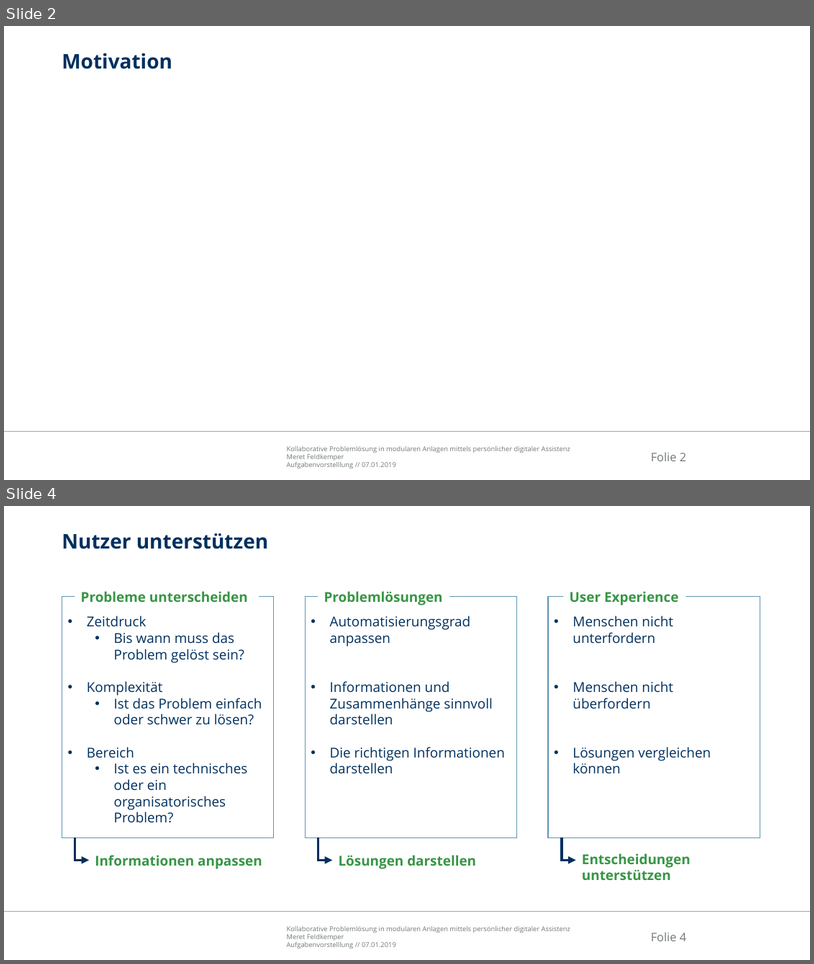
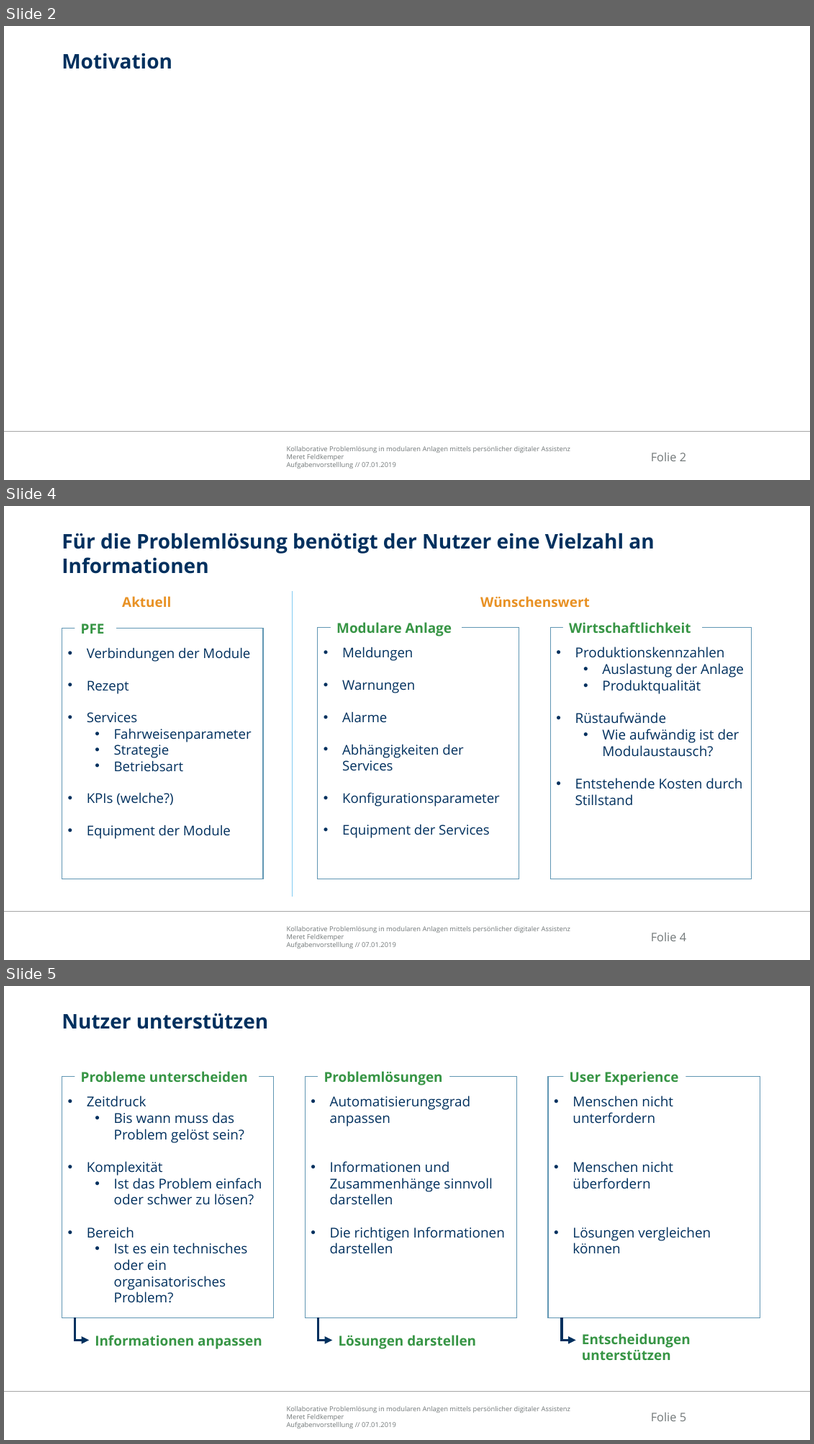
Before and after one commit to Ral3007/Diplomarbeit, a slide deck: Dokumente/Präsentationen/2019-02-18_DA_Feldkemper_Zwischenpräsentation.pptx. Shown one above the other, each under a label of ours: slides 2 and 4 before the commit, slides 2, 4 and 5 after it; the slides between them are not shown. The pictures are 814x964 and 814x1444 pixels, drawn with LibreOffice and Linux fonts; fonts in the diff are those of the drawing; background and template pictures are left out. Boxes give left, top, right and bottom in pixels: in the first picture for what was removed or moved away, otherwise in the second. Text is boxed around its words. In the diff, an @@ line names an element or a change of style, - is before the commit and + after.

```diff
--- a/Dokumente/Präsentationen/2019-02-18_DA_Feldkemper_Zwischenpräsentation.pptx
+++ b/Dokumente/Präsentationen/2019-02-18_DA_Feldkemper_Zwischenpräsentation.pptx
@@ slide 4 added at (4, 506, 810, 960), background #FFFFFF; not listed: 3 template elements that a slide beside it also shows @@
@@ title added at (62, 533, 654, 574), 24 pt, text #00305E, bold @@
+Für die Problemlösung benötigt der Nutzer eine Vielzahl an Informationen
@@ line added from (292, 896) to (292, 591), #82CBF2 0.5 pt @@
@@ text added at (122, 596, 171, 607), 16.2 pt, text #E89124, bold @@
+Aktuell
@@ text added at (481, 596, 590, 607), 16.2 pt, text #E89124, bold @@
+Wünschenswert
@@ rectangle added at (62, 628, 263, 879), fill #FFFFFF, outline #6096B3 1 pt, 16 pt, text #00305E @@
+• Verbindungen der Module
+• Rezept
+• Services
+  • Fahrweisenparameter
+  • Strategie
+  • Betriebsart
+• KPIs (welche?)
+• Equipment der Module
@@ text added at (81, 623, 105, 633), 16.2 pt, text #379545, bold @@
+PFE
@@ rectangle added at (318, 628, 520, 879), fill #FFFFFF, outline #6096B3 1 pt, 16 pt, text #00305E @@
+• Meldungen
+• Warnungen
+• Alarme
+• Abhängigkeiten der Services
+• Konfigurationsparameter
+• Equipment der Services
@@ text added at (337, 622, 452, 636), 16.2 pt, text #379545, bold @@
+Modulare Anlage
@@ rectangle added at (551, 628, 752, 879), fill #FFFFFF, outline #6096B3 1 pt, 16.2 pt, text #00305E @@
+• Produktionskennzahlen
+  • Auslastung der Anlage
+  • Produktqualität
+• Rüstaufwände
+  • Wie aufwändig ist der Modulaustausch?
+• Entstehende Kosten durch Stillstand
@@ text added at (569, 622, 691, 633), 16.2 pt, text #379545, bold @@
+Wirtschaftlichkeit
@@ what was slide 4 is now slide 5 @@
@@ page number at (651, 1412, 687, 1421): text changed @@
-Folie 4
+Folie 5
```
Also in this commit, not shown: 1 slide changed, 3 other slides added, 16 other files.
